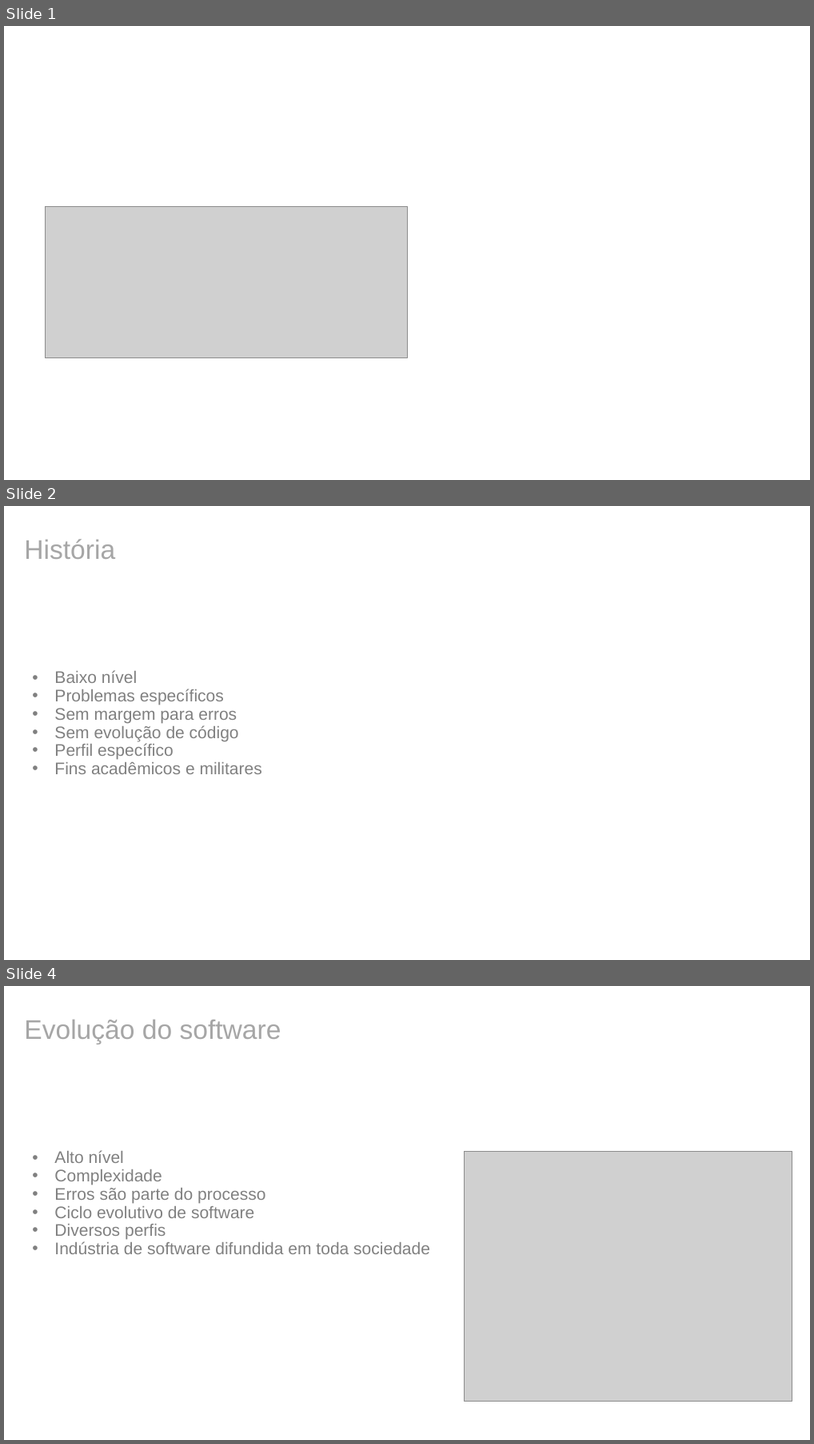
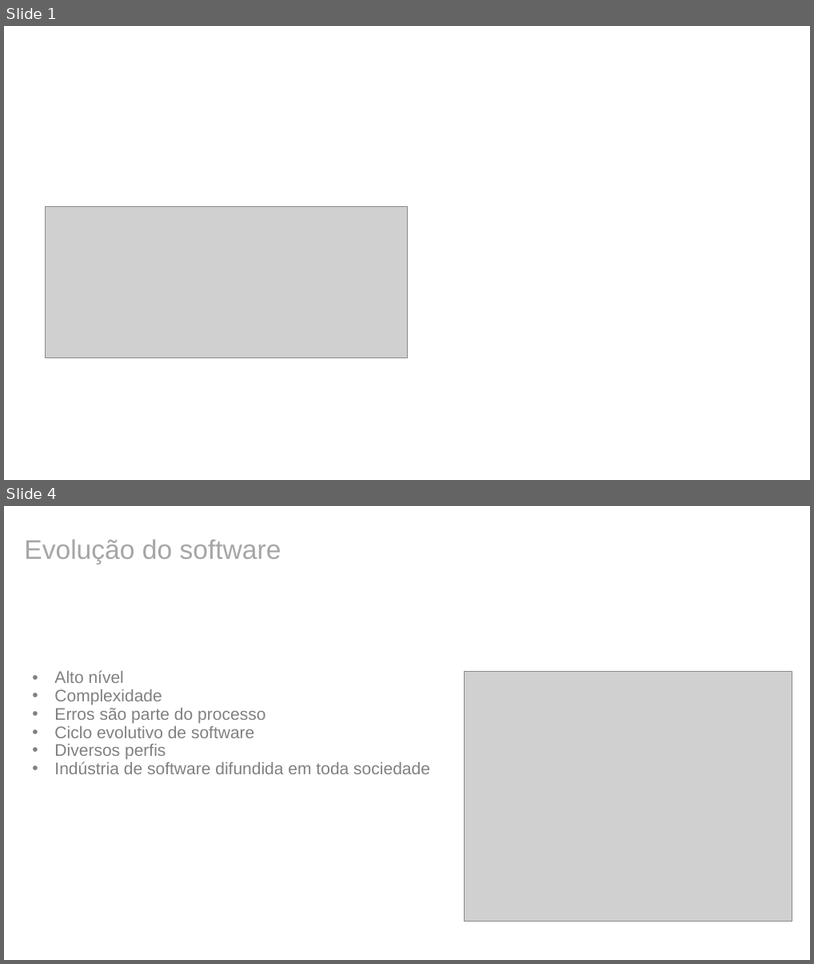
Before and after one commit to yunoguthi/testeCursoGit, a slide deck: git.pptx. Shown one above the other, each under a label of ours: slides 1, 2 and 4 before the commit, slides 1 and 4 after it; the slides between them are not shown. The pictures are 814x1444 and 814x964 pixels, drawn with LibreOffice and Linux fonts; fonts in the diff are those of the drawing; grey boxes stand for pictures; background and template pictures are left out. Boxes give left, top, right and bottom in pixels: in the first picture for what was removed or moved away, otherwise in the second. Text is boxed around its words. In the diff, an @@ line names an element or a change of style, - is before the commit and + after.

```diff
--- a/git.pptx
+++ b/git.pptx
@@ slide 2 removed at box(4, 506, 810, 960), background #FFFFFF @@
@@ text removed at box(24, 539, 115, 559) @@
-História
@@ text removed at box(54, 670, 262, 774) @@
-• Baixo nível
-• Problemas específicos
-• Sem margem para erros
-• Sem evolução de código
-• Perfil específico
-• Fins acadêmicos e militares
```
Also in this commit, not shown: 2 slides added, 1 other slide removed, 2 other files.
